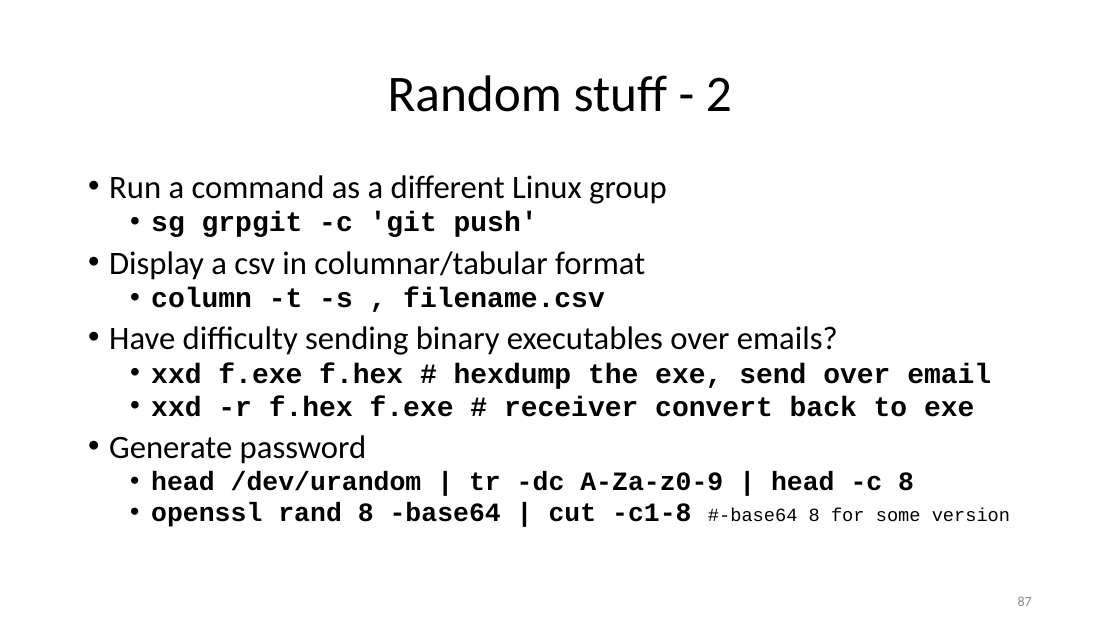
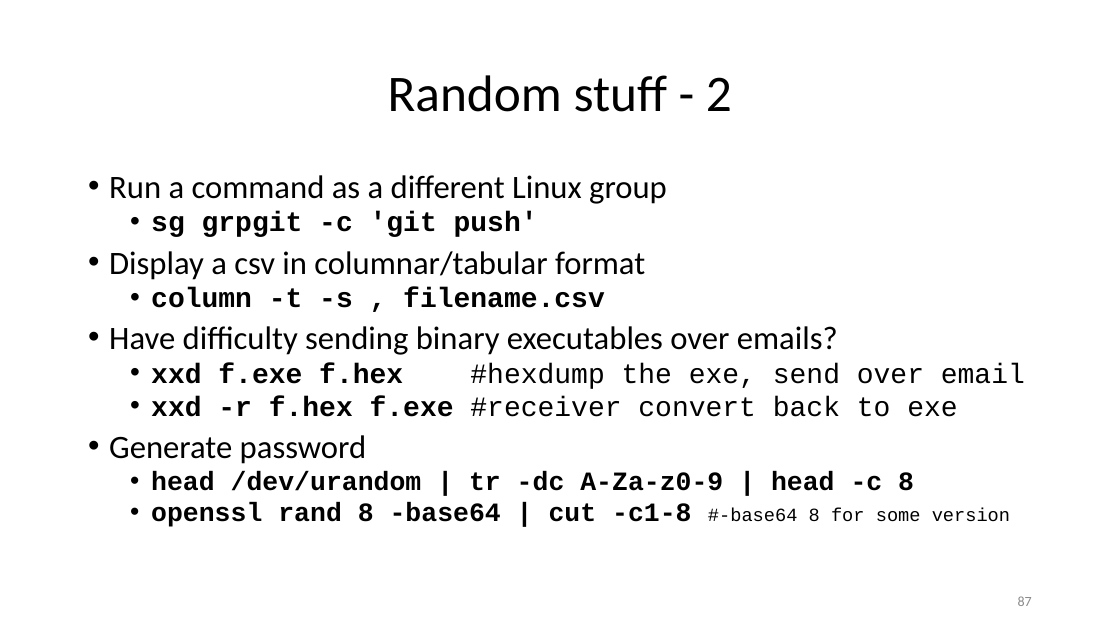
Before and after one commit to ketancmaheshwari/lisa19, a slide deck: slide 87 of lpt_LISA.pptx. Drawn at 1120x630 pixels with LibreOffice and Linux fonts; fonts in the diff are those of the drawing. Boxes give left, top, right and bottom in pixels: in the first picture for what was removed or moved away, otherwise in the second. Text is boxed around its words. In the diff, an @@ line names an element or a change of style, - is before the commit and + after.

```diff
--- a/lpt_LISA.pptx
+++ b/lpt_LISA.pptx
@@ text at box(151, 363, 1025, 417): text changed; bold off @@
-  • xxd f.exe f.hex # hexdump the exe, send over email
-  • xxd -r f.hex f.exe # receiver convert back to exe
+  • xxd f.exe f.hex #hexdump the exe, send over email
+  • xxd -r f.hex f.exe #receiver convert back to exe
```
Also in this commit, not shown: 6 other slides changed, 1 slide removed, 1 other file.
